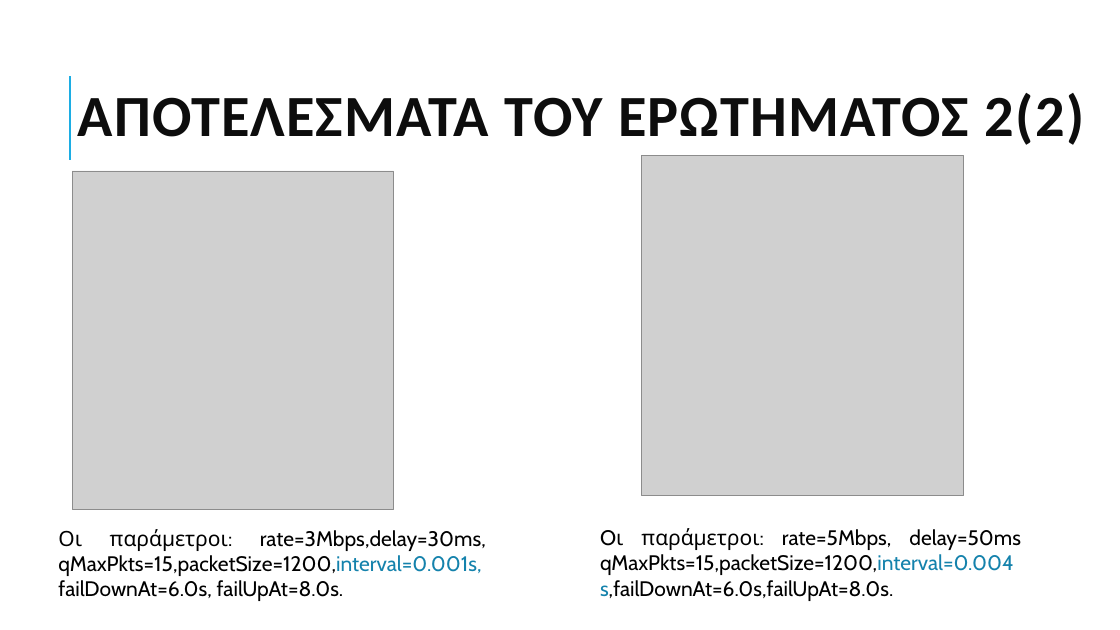
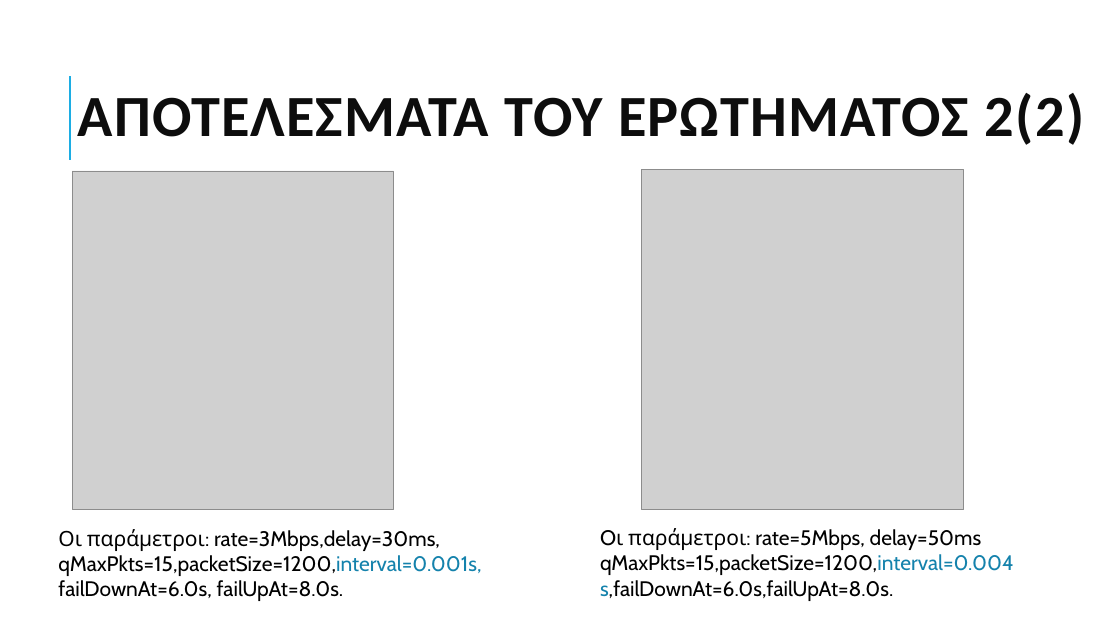
Before and after one commit to grgmyl/Ns3Project, a slide deck: slide 11 of Presentations/Ns-3_presentation_F.pptx. Drawn at 1120x630 pixels with LibreOffice and Linux fonts; fonts in the diff are those of the drawing; grey boxes stand for pictures. Boxes give left, top, right and bottom in pixels: in the first picture for what was removed or moved away, otherwise in the second. Text is boxed around its words. In the diff, an @@ line names an element or a change of style, - is before the commit and + after.

Commit message:
Centering
Nomizw einai konta sto final dld einai komple apla na doume vashka poios tha pei ti, mia prova kai ( kati pou eipes gia to theme? den thimamai) kai nomizw to exoume!

```diff
--- a/Presentations/Ns-3_presentation_F.pptx
+++ b/Presentations/Ns-3_presentation_F.pptx
@@ picture: place and size @@
-picture at box(641, 155, 964, 496)
+picture at box(641, 170, 964, 510)
@@ text "Οι παράμετροι: rate=3Mbps,delay=30ms, qMaxPkts=15,packetSize ..." at box(58, 529, 481, 601): alignment justified to left @@
@@ text "Oι παράμετροι: rate=5Mbps, delay=50ms qMaxPkts=15,packetSize ..." at box(600, 528, 1014, 601): alignment justified to left @@
```
Also in this commit, not shown: 4 other slides changed.
